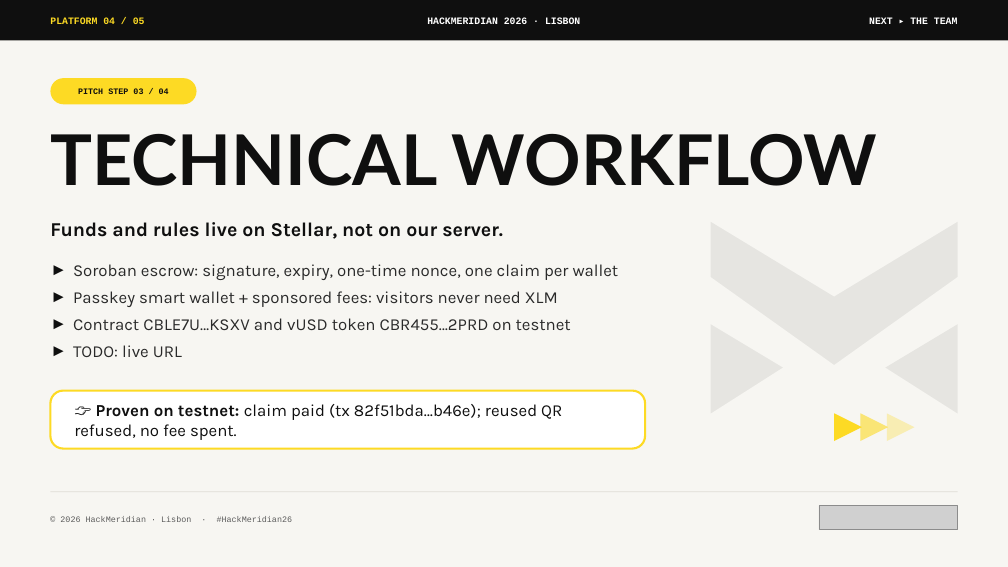
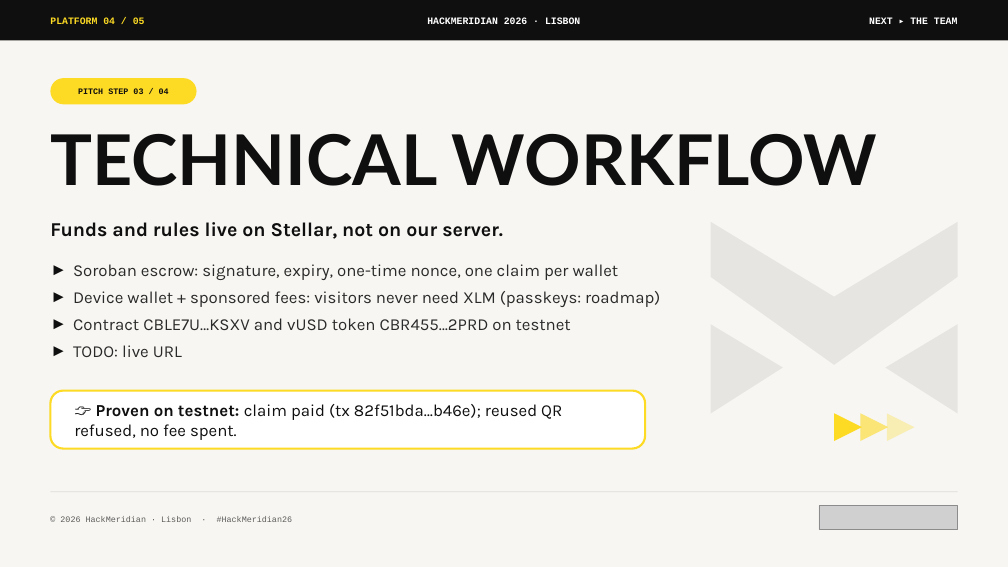
Before and after one commit to developerfred/nata-stellar, a slide deck: slide 4 of docs/nata-pitch-deck-hackmeridian.pptx. Drawn at 1008x567 pixels with LibreOffice and Linux fonts; fonts in the diff are those of the drawing; grey boxes stand for pictures. Boxes give left, top, right and bottom in pixels: in the first picture for what was removed or moved away, otherwise in the second. Text is boxed around its words. In the diff, an @@ line names an element or a change of style, - is before the commit and + after.

Commit message:
docs(deck): remove passkey and USDC claims from pitch deck

```diff
--- a/docs/nata-pitch-deck-hackmeridian.pptx
+++ b/docs/nata-pitch-deck-hackmeridian.pptx
@@ text at bbox=[73, 291, 660, 307]: text changed @@
-► Passkey smart wallet + sponsored fees: visitors never need XLM
+► Device wallet + sponsored fees: visitors never need XLM (passkeys: roadmap)
```
Also in this commit, not shown: 2 other slides changed.
